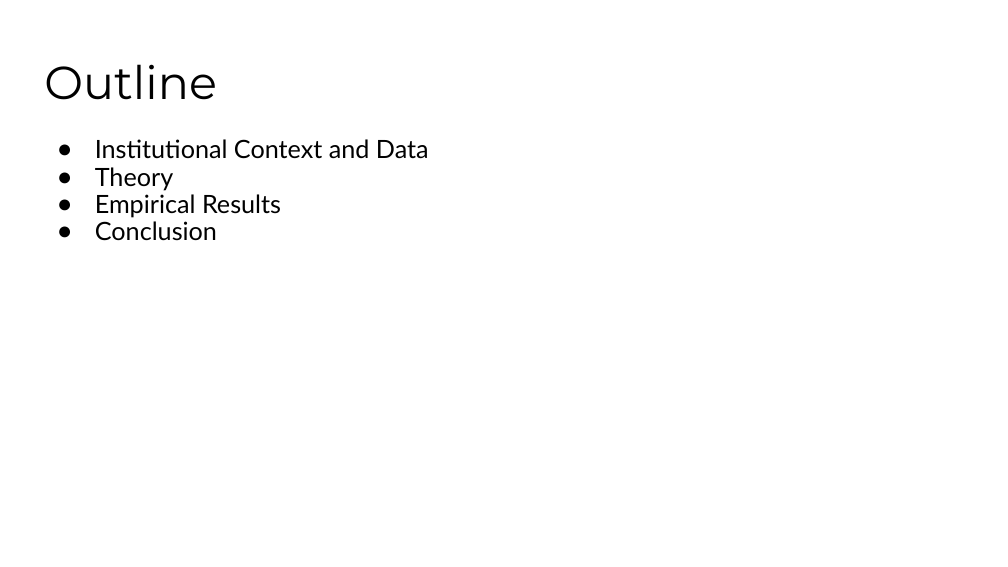
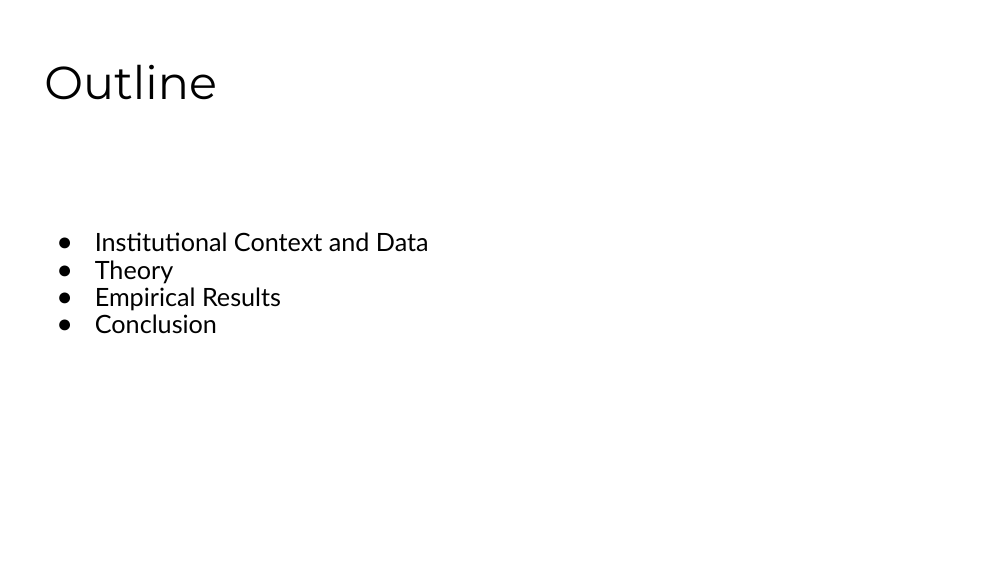
Before and after one commit to galileukim/patronage-education, a slide deck: slide 8 of presentation/2020_presentation_patronage_brazil_lab.pptx. Drawn at 1008x567 pixels with LibreOffice and Linux fonts; fonts in the diff are those of the drawing. Boxes give left, top, right and bottom in pixels: in the first picture for what was removed or moved away, otherwise in the second. Text is boxed around its words. In the diff, an @@ line names an element or a change of style, - is before the commit and + after.

```diff
--- a/presentation/2020_presentation_patronage_brazil_lab.pptx
+++ b/presentation/2020_presentation_patronage_brazil_lab.pptx
@@ text "Institutional Context and Data": place and size @@
-text "Institutional Context and Data" at [95,139,429,241]
+text "Institutional Context and Data" at [95,232,429,334]
```
Also in this commit, not shown: 10 other slides changed, 1 slide added, 2 other files.
